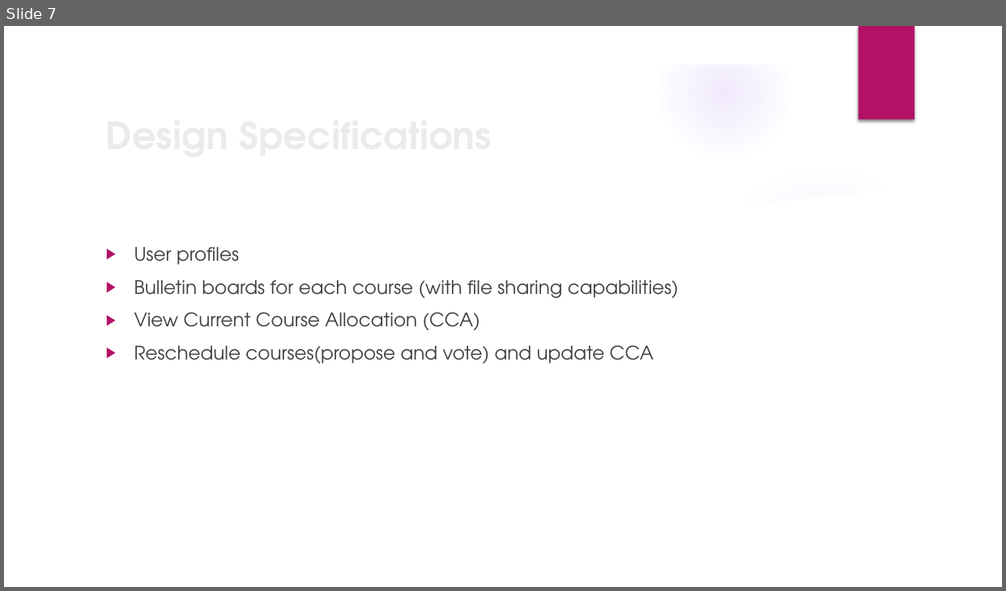
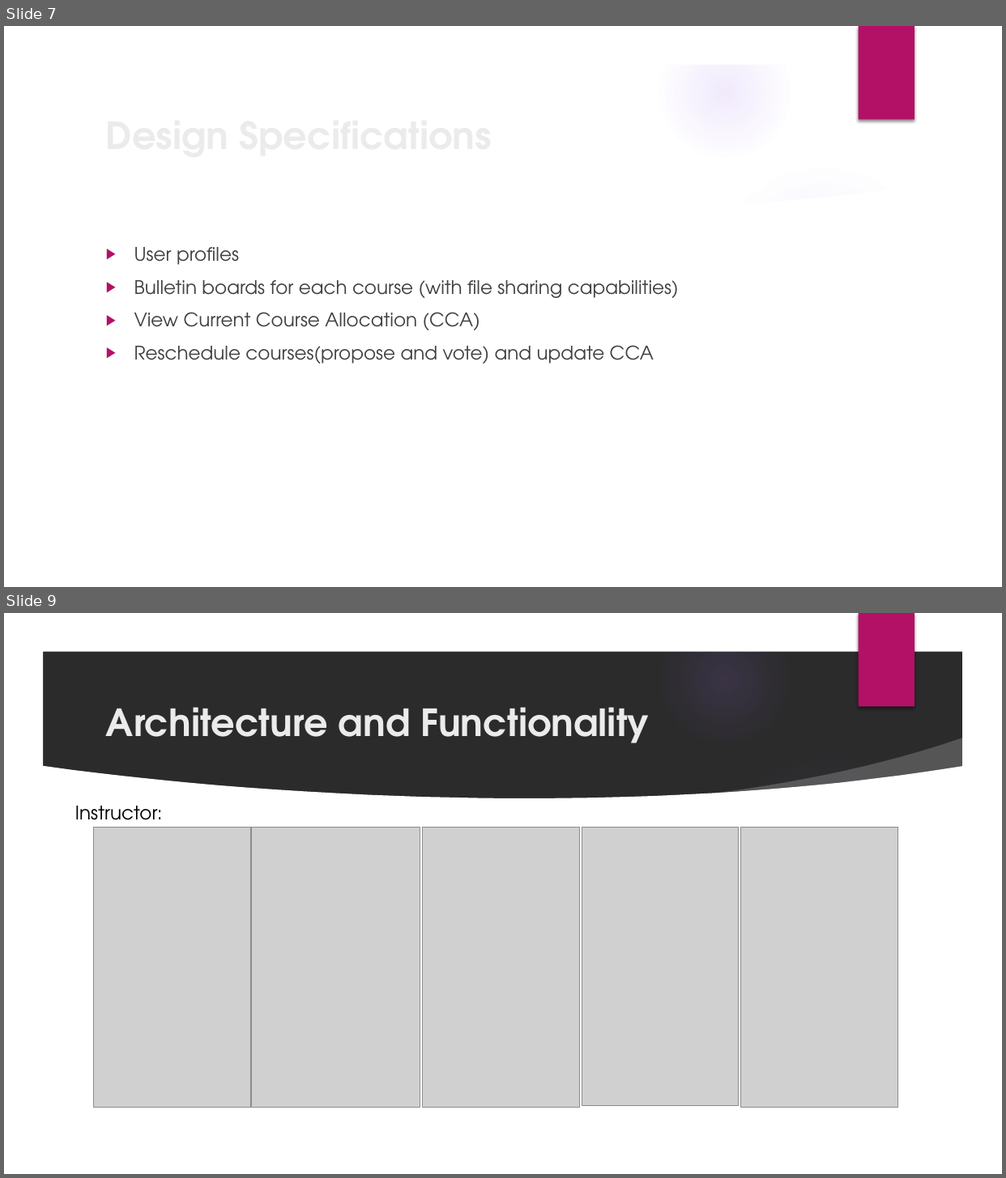
Before and after one commit to ks-manu/Mannschaft_KNUST, a slide deck: MannschaftPresentation.pptx. Shown one above the other, each under a label of ours: slide 7 before the commit, slides 7 and 9 after it; the slides between them are not shown. The pictures are 1006x591 and 1006x1178 pixels, drawn with LibreOffice and Linux fonts; fonts in the diff are those of the drawing; grey boxes stand for pictures; background and template pictures are left out; a plain dark background stands for a picture behind light text. Boxes give left, top, right and bottom in pixels: in the first picture for what was removed or moved away, otherwise in the second. Text is boxed around its words. In the diff, an @@ line names an element or a change of style, - is before the commit and + after.

Commit message:
added architecture and prototype to powerpoint

```diff
--- a/MannschaftPresentation.pptx
+++ b/MannschaftPresentation.pptx
@@ slide 9 added at (x1=4, y1=613, x2=1002, y2=1174), background picture (left out); not listed: 9 template elements that a slide beside it also shows @@
@@ title added at (x1=106, y1=707, x2=649, y2=743), 36 pt, text #EBEBEB, bold @@
+Architecture and Functionality
@@ text added at (x1=75, y1=806, x2=163, y2=828), 18 pt, text #000000 @@
+Instructor:
@@ picture added at (x1=93, y1=828, x2=250, y2=1108) @@
@@ picture added at (x1=251, y1=828, x2=420, y2=1108) @@
@@ picture added at (x1=423, y1=828, x2=580, y2=1108) @@
@@ picture added at (x1=582, y1=828, x2=739, y2=1105) @@
@@ picture added at (x1=740, y1=828, x2=898, y2=1108) @@
```
Also in this commit, not shown: 5 slides changed, 2 other slides added, 1 slide removed.
